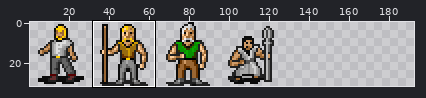
Two versions of one sprite sheet, src/assets/graphics/actors/npcs.png. The first picture is a wide view before the edit; the outline marks the close-up.
Close-up. The starting point:
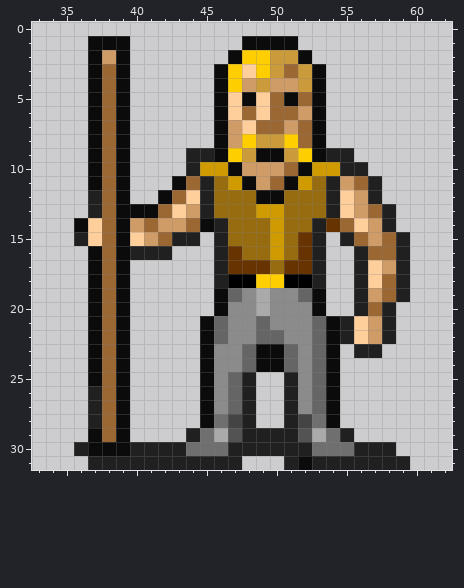
The file is 128x32 pixels. Colours within 5 levels of each other are drawn and written as one. Shown: x 33..62, y 0..31. The old version is drawn lined up with the new one, on the new canvas. The wide view leaves out empty margins. The commit also changed other parts of the picture, which this record leaves out.
After the commit:
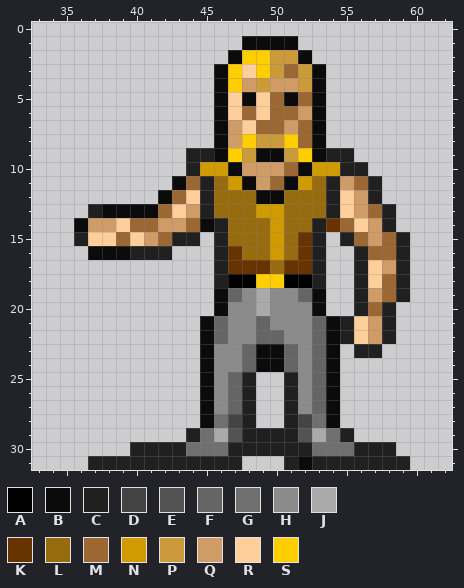
Palette (. is transparent): A #000000  B #0b0b0b  C #202020  D #444444  E #535353  F #656565  G #6f6f6f  H #8b8b8b  J #aaaaaa  K #673300  L #976b0f  M #9b6733  N #cf9b00  P #cb9b3b  Q #cf9b67  R #ffcf9b  S #ffce00
From old to new:
canvas 128x32 -> 256x32
y 1: x 37..39 BBB -> ...
y 2: x 37..39 BQB -> ...
y 3..11: x 37..39 BMB -> ...
y 12: x 37..39 CMB -> ...
y 13: x 38 M -> B
y 14: x 37..40 RMBQ -> QQRM
y 15: x 38..39 MB -> RM
y 16: x 38 M -> B
y 17..25: x 37..39 BMB -> ...
y 26..28: x 37..39 CMB -> ...
y 29: x 37..39 BMB -> ...
y 30: x 36..39 CBBB -> ....
Boxes around the changes in both close-ups, in picture pixels (x1, y1, x2, y2):
changed: (74, 36, 144, 456)
